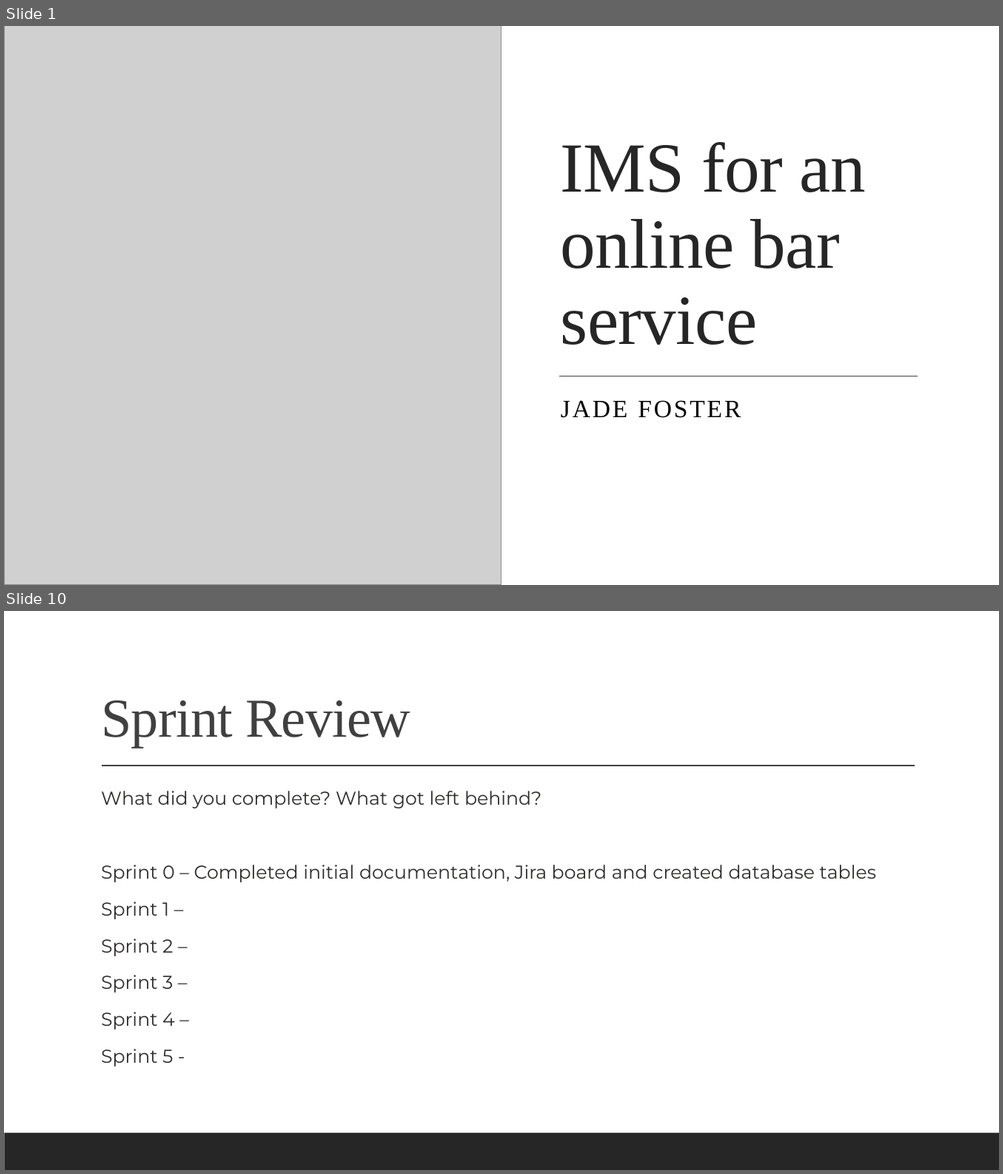
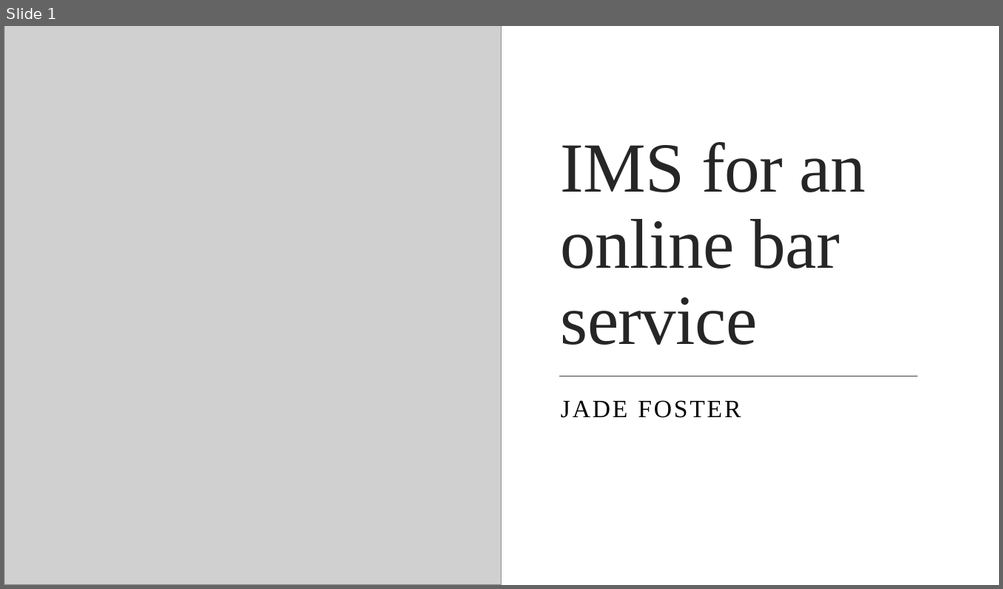
Before and after one commit to jadewfoster/IMS-22JulyEnable3, a slide deck: documentation/Fundamental Project (IMS) Presentation.pptx. Shown one above the other, each under a label of ours: slides 1 and 10 before the commit, slide 1 after it; the slides between them are not shown. The pictures are 1003x1174 and 1003x589 pixels, drawn with LibreOffice and Linux fonts; fonts in the diff are those of the drawing; grey boxes stand for pictures. Boxes give left, top, right and bottom in pixels: in the first picture for what was removed or moved away, otherwise in the second. Text is boxed around its words. In the diff, an @@ line names an element or a change of style, - is before the commit and + after.

```diff
--- a/documentation/Fundamental Project (IMS) Presentation.pptx
+++ b/documentation/Fundamental Project (IMS) Presentation.pptx
@@ slide 10 removed at (4,611,999,1170), background #FFFFFF; not listed: 1 template element that a slide beside it also shows @@
@@ title removed at (101,701,410,747) @@
-Sprint Review
@@ line removed from (102, 766) to (915, 766) @@
@@ text removed at (101,791,876,1067) @@
-  What did you complete? What got left behind?
-  Sprint 0 – Completed initial documentation, Jira board and created database tables
-  Sprint 1 –
-  Sprint 2 –
-  Sprint 3 –
-  Sprint 4 –
-  Sprint 5 -
```
Also in this commit, not shown: 9 slides changed, 15 slides added, 2 other slides removed, 8 other files.
